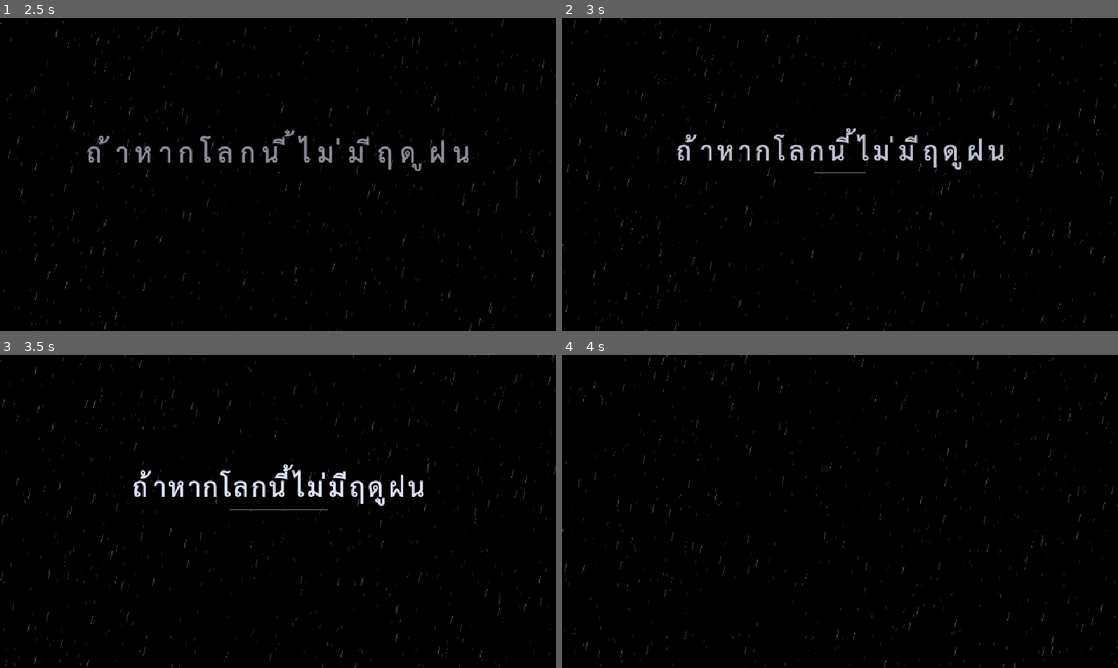
Above: before the commit, frames 1-4 (two rows, left to right).
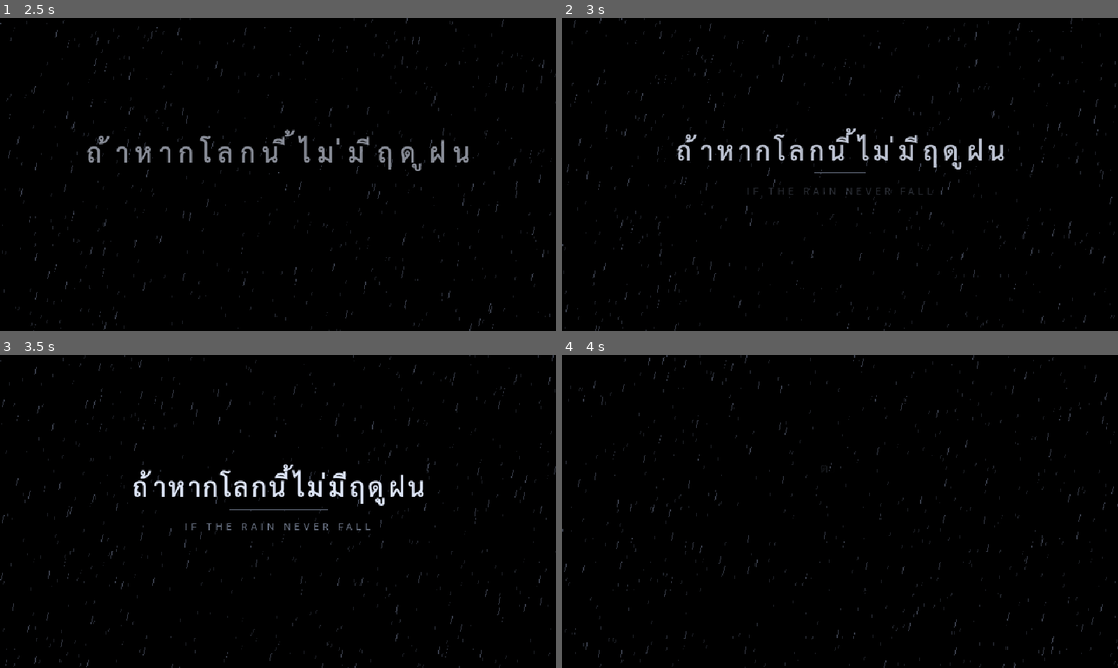
Above: after the commit, the same moments.

Repository: nerfmez/Story-game
Game: Godot game, scene res://scenes/main.tscn
Same seed, same stepped clock (60 frames per second), same inputs: the game is played once before the commit and once after it. Sound files missing from this copy of the repository are replaced by a short silence.
Inputs (mouse positions are in pixels of both pictures, inside the frame that each line leads up to):
- Up to frame 1 (2.5 s): tap Enter (ui_accept) at 0.5, 0.77, 1.52 s; move the mouse to (400, 158) at 0.52 s; hold Right (ui_right) 0.53-1.28 s; click (400, 158) at 0.67 s; move the mouse to (166, 190) at 1.27 s; hold Left (ui_left) 1.28-2.03 s; move the mouse to (333, 105) at 2.02 s; hold Right (ui_right) from 2.03 s (still down)
- Up to frame 2 (3 s): keep holding Right (ui_right); move the mouse to (812, 237) at 2.77 s; click (812, 237) at 2.92 s
- Up to frame 3 (3.5 s): keep holding Right (ui_right); tap Enter (ui_accept) at 3.02 s
- Up to frame 4 (4 s): move the mouse to (1006, 558) at 3.52 s; release Right (ui_right) at 3.53 s; hold Left (ui_left) from 3.53 s (still down); tap Enter (ui_accept) at 3.77 s

Frame 1 is identical in both runs. In frame 2, 0.1% of the frame differs, in the area x 33-67%, y 54-57%; in frame 3, 0.2%, in the area x 33-67%, y 53-56%; in frame 4, nothing differs.

Commit message:
Title card: English title "IF THE RAIN NEVER FALL" under the Thai title
Co-Authored-By: Claude Opus 5.5 <noreply@anthropic.com>
Claude-Session: https://claude.ai/code/session_01CetL5zkYvFPaRRM6Eyxn95

Diff:
--- a/scripts/title_cards.gd
+++ b/scripts/title_cards.gd
@@ -39,6 +39,8 @@
 	[{"voice": "opening_10", "lines": [["ก็นะ...ชีวิตวัยรุ่นของผมมันก็ควรจะเป็นอย่างที่ว่ามา.....", 0.0], ["ถ้าในวันนั้นผมไม่ได้เจอกับ 'เธอคนนั้น' ในวันธรรมดาที่ฝนตก", 4.2]]}],
 ]
 @export var title := "ถ้าหากโลกนี้ไม่มีฤดูฝน"
+## ชื่อภาษาอังกฤษ ตัวเล็กใต้เส้นใต้ชื่อไทย
+@export var title_en := "IF THE RAIN NEVER FALL"
 @export var chapter_label := "ตอนที่1"
 @export var chapter_title := "15 เซนติเมตร"
 
@@ -159,6 +161,27 @@
 	tween.tween_method(func(v: float): font.spacing_glyph = int(round(v)), 14.0, 2.0, seconds * 1.2)
 	tween.tween_property(label, "position:y", y, seconds).from(y + 8.0)
 	tween.tween_property(line, "scale:x", 1.0, seconds * 1.1).set_delay(seconds * 0.4)
+
+
+## บรรทัดเล็กใต้ชื่อเรื่อง: ตัวอักษรห่างๆ จางเข้าพร้อมลอยขึ้นนิดหน่อย
+func _subtitle(text: String, y: float, seconds: float) -> void:
+	var font := FontVariation.new()
+	font.base_font = FONT
+	font.spacing_glyph = 4
+	var label := Label.new()
+	label.text = text
+	label.horizontal_alignment = HORIZONTAL_ALIGNMENT_CENTER
+	label.add_theme_font_override("font", font)
+	label.add_theme_font_size_override("font_size", 12)
+	label.add_theme_color_override("font_color", Color(0.72, 0.78, 0.9))
+	label.position = Vector2(0, y)
+	label.size = Vector2(640, 20)
+	label.modulate.a = 0.0
+	add_child(label)
+	_items.append(label)
+	var tween := create_tween().set_parallel().set_trans(Tween.TRANS_SINE).set_ease(Tween.EASE_OUT)
+	tween.tween_property(label, "modulate:a", 0.85, seconds)
+	tween.tween_property(label, "position:y", y, seconds).from(y + 5.0)
 
 
 func _prompt(text: String) -> void:
@@ -231,7 +254,9 @@
 	_skip = false
 	_waiting = ""
 	_title(title, 30, 130.0, 2.4)
-	await get_tree().create_timer(2.0).timeout
+	await get_tree().create_timer(1.2).timeout
+	_subtitle(title_en, 186.0, 1.6)
+	await get_tree().create_timer(0.8).timeout
 	_prompt("แตะเพื่อไปต่อ")
 	_waiting = "start"
 	start_ready.emit()
Not shown, changed: README.md
